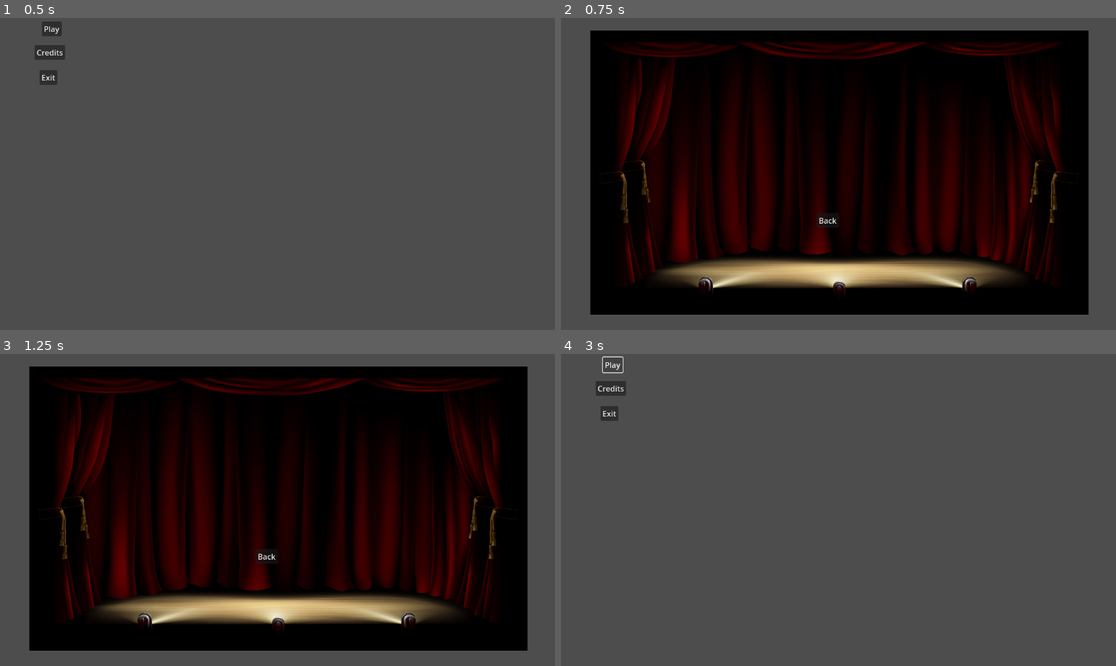
Above: before the commit, frames 1-4 (two rows, left to right).
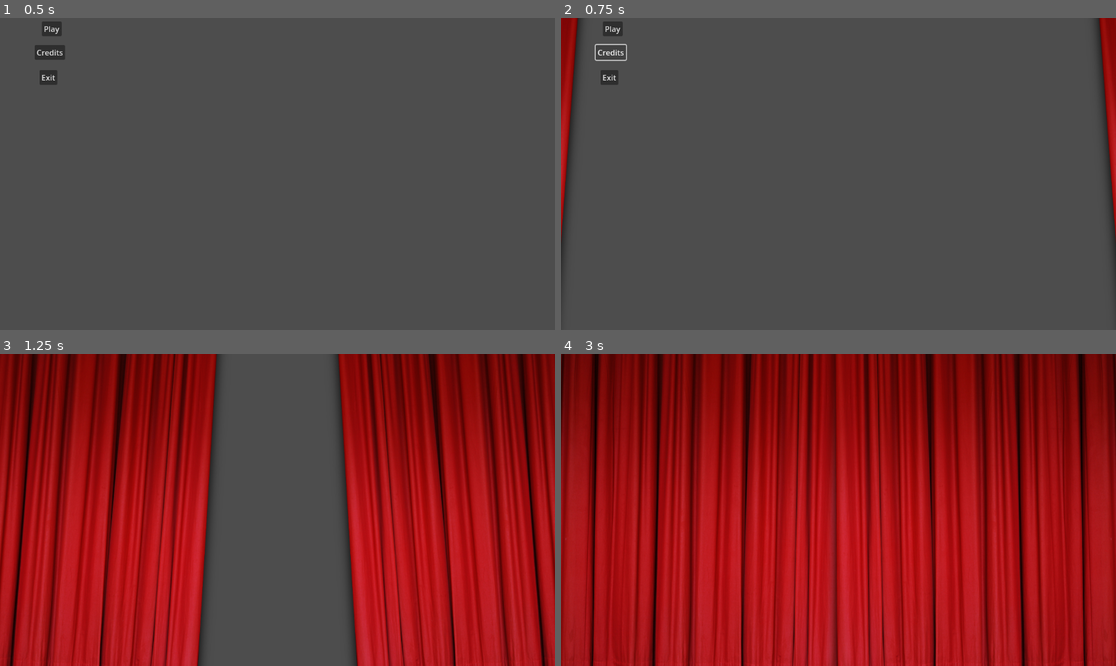
Above: after the commit, the same moments.

Repository: PikachuGGJ/Clownery
Game: Godot game, scene res://scenes/menu.tscn
Two runs of this game, one before a commit and one after it. Both use one fixed random seed, a clock stepped at 60 frames per second and the inputs below.
Inputs (mouse positions are in pixels of both pictures, inside the frame that each line leads up to):
- Up to frame 1 (0.5 s): no input
- Up to frame 2 (0.75 s): click "Credits" at 0.5 s
- Up to frame 3 (1.25 s): no input
- Up to frame 4 (3 s): click (827, 556) at 1.25 s, where only the run before the commit has a clickable "Back"; click (827, 556) at 2 s, where only the run after the commit has a clickable "Back"; click (610, 363) at 2.75 s, where only the run before the commit has a clickable "Play"

Frame 1 is identical in both runs. In frame 2, 85% of the frame differs, in the area x 0-100%, y 0-96%; in frame 3, 98%; in frame 4, 100%, in the area x 0-100%, y 0-100%.

Commit message:
Perfeccionada transición de cortinas

Diff:
--- a/project.godot
+++ b/project.godot
@@ -14,3 +14,7 @@
 run/main_scene="res://scenes/menu.tscn"
 config/features=PackedStringArray("4.2", "Forward Plus")
 config/icon="res://icon.svg"
+
+[autoload]
+
+Telon="*res://scenes/telon.tscn"
--- a/scenes/telon.tscn
+++ b/scenes/telon.tscn
@@ -39,7 +39,7 @@
 "times": PackedFloat32Array(0, 0.1, 0.6, 1),
 "transitions": PackedFloat32Array(1, 1, 1, 1),
 "update": 0,
-"values": [-0.0872665, -0.0872665, -0.0872665, 0.0]
+"values": [0.0, -0.0872665, -0.0872665, 0.0]
 }
 tracks/3/type = "value"
 tracks/3/imported = false
@@ -51,7 +51,7 @@
 "times": PackedFloat32Array(0, 0.1, 0.6, 1),
 "transitions": PackedFloat32Array(1, 1, 1, 1),
 "update": 0,
-"values": [0.0872665, 0.0872665, 0.0872665, 0.0]
+"values": [0.0, 0.0872665, 0.0872665, 0.0]
 }
 
 [sub_resource type="Animation" id="Animation_8e0vh"]
@@ -66,7 +66,7 @@
 "times": PackedFloat32Array(0),
 "transitions": PackedFloat32Array(1),
 "update": 0,
-"values": [Vector2(-273, 327)]
+"values": [Vector2(-316, 327)]
 }
 tracks/1/type = "value"
 tracks/1/imported = false
@@ -78,7 +78,7 @@
 "times": PackedFloat32Array(0),
 "transitions": PackedFloat32Array(1),
 "update": 0,
-"values": [Vector2(1423, 327)]
+"values": [Vector2(1468, 327)]
 }
 tracks/2/type = "value"
 tracks/2/imported = false
@@ -90,7 +90,7 @@
 "times": PackedFloat32Array(0),
 "transitions": PackedFloat32Array(1),
 "update": 0,
-"values": [-0.0872665]
+"values": [0.0]
 }
 tracks/3/type = "value"
 tracks/3/imported = false
@@ -102,12 +102,64 @@
 "times": PackedFloat32Array(0),
 "transitions": PackedFloat32Array(1),
 "update": 0,
-"values": [0.0872665]
+"values": [0.0]
+}
+
+[sub_resource type="Animation" id="Animation_twpkh"]
+resource_name = "apertura_telon"
+tracks/0/type = "value"
+tracks/0/imported = false
+tracks/0/enabled = true
+tracks/0/path = NodePath("telon_izquierdo:position")
+tracks/0/interp = 2
+tracks/0/loop_wrap = true
+tracks/0/keys = {
+"times": PackedFloat32Array(0, 1),
+"transitions": PackedFloat32Array(1, 1),
+"update": 0,
+"values": [Vector2(314, 327), Vector2(-316, 327)]
+}
+tracks/1/type = "value"
+tracks/1/imported = false
+tracks/1/enabled = true
+tracks/1/path = NodePath("telon_derecho:position")
+tracks/1/interp = 2
+tracks/1/loop_wrap = true
+tracks/1/keys = {
+"times": PackedFloat32Array(0, 1),
+"transitions": PackedFloat32Array(1, 1),
+"update": 0,
+"values": [Vector2(838, 327), Vector2(1468, 327)]
+}
+tracks/2/type = "value"
+tracks/2/imported = false
+tracks/2/enabled = true
+tracks/2/path = NodePath("telon_derecho:rotation")
+tracks/2/interp = 1
+tracks/2/loop_wrap = true
+tracks/2/keys = {
+"times": PackedFloat32Array(0, 0.1, 0.6, 1),
+"transitions": PackedFloat32Array(1, 1, 1, 1),
+"update": 0,
+"values": [0.0, 0.0872665, 0.0872665, 0.0]
+}
+tracks/3/type = "value"
+tracks/3/imported = false
+tracks/3/enabled = true
+tracks/3/path = NodePath("telon_izquierdo:rotation")
+tracks/3/interp = 1
+tracks/3/loop_wrap = true
+tracks/3/keys = {
+"times": PackedFloat32Array(0, 0.1, 0.6, 1),
+"transitions": PackedFloat32Array(1, 1, 1, 1),
+"update": 0,
+"values": [0.0, -0.0872665, -0.0872665, 0.0]
 }
 
 [sub_resource type="AnimationLibrary" id="AnimationLibrary_xsiyi"]
 _data = {
 "RESET": SubResource("Animation_8e0vh"),
+"apertura_telon": SubResource("Animation_twpkh"),
 "cierre_telon": SubResource("Animation_k8e10")
 }
 
@@ -115,14 +167,14 @@
 script = ExtResource("1_7c07m")
 
 [node name="telon_izquierdo" type="Sprite2D" parent="."]
-position = Vector2(-273, 327)
-rotation = 0.0872665
+z_index = 100
+position = Vector2(-316, 327)
 scale = Vector2(0.9, 0.9)
 texture = ExtResource("1_slqte")
 
 [node name="telon_derecho" type="Sprite2D" parent="."]
-position = Vector2(1423, 327)
-rotation = -0.0872665
+z_index = 100
+position = Vector2(1468, 327)
 scale = Vector2(0.9, 0.9)
 texture = ExtResource("1_slqte")
 flip_h = true
--- a/scripts/credits.gd
+++ b/scripts/credits.gd
@@ -2,4 +2,4 @@
 
 
 func _on_back_pressed():
-	get_tree().change_scene_to_file("res://scenes/menu.tscn")
+	Telon.change_scene_to_file("res://scenes/menu.tscn")
--- a/scripts/menu.gd
+++ b/scripts/menu.gd
@@ -6,4 +6,4 @@
 
 
 func _on_credits_pressed():
-	get_tree().change_scene_to_file("res://scenes/credits.tscn")
+	Telon.change_scene_to_file("res://scenes/credits.tscn")
--- a/scripts/telon.gd
+++ b/scripts/telon.gd
@@ -1,7 +1,10 @@
 extends Node2D
 
-@onready var telon_player = get_node("telon_player")
+@onready var telon_player: AnimationPlayer = get_node("telon_player")
 
-# Called when the node enters the scene tree for the first time.
-func _ready():
+func change_scene_to_file(target: String ):
 	telon_player.play("cierre_telon")
+	await telon_player.animation_finished
+	get_tree().change_scene_to_file(target)
+	await get_tree().create_timer(0.1).timeout
+	telon_player.play("apertura_telon")
Not shown: 1 places in scenes/telon.tscn that only renumber resources
